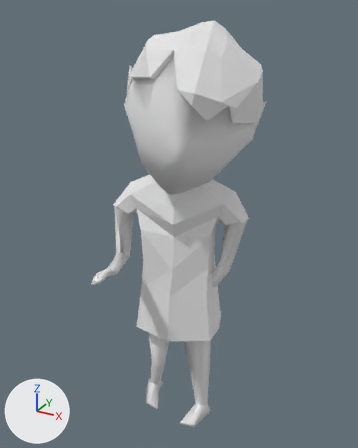
A saved change to the Blender file proxiMem/Assets/Love/Models/ulska.blend.
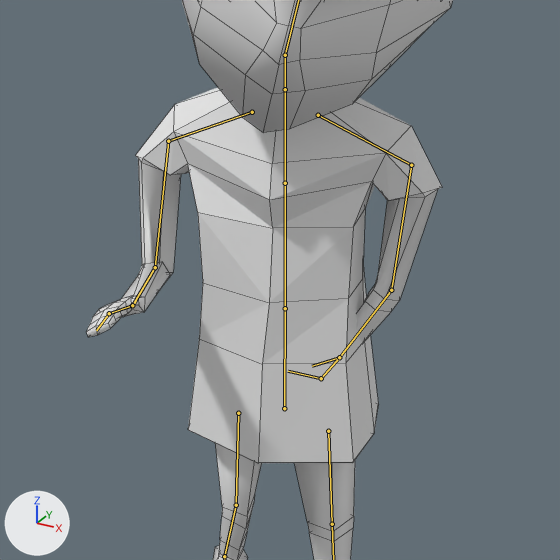
There are two pictures of each version: one whole from a 50 mm camera at (2.58, -4.71, 4.99) aimed at (-0.03, 0.04, 2.62), one close up on the part from 15% to 84% of the width and 30% to 86% of the height. The axes (+X, +Y, +Z) are drawn at lower left. The lights are the same throughout. Both versions are drawn at frame 203 of the action 'ArmatureAction'; the numbers are the values there. The bones that bend it are drawn over the model as lines in the close-ups. The close-ups show mesh edges as thin lines.

The first close-up shows 'ursika'.
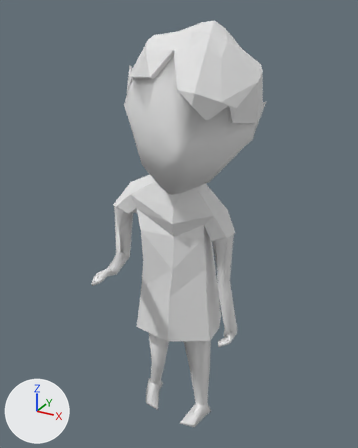
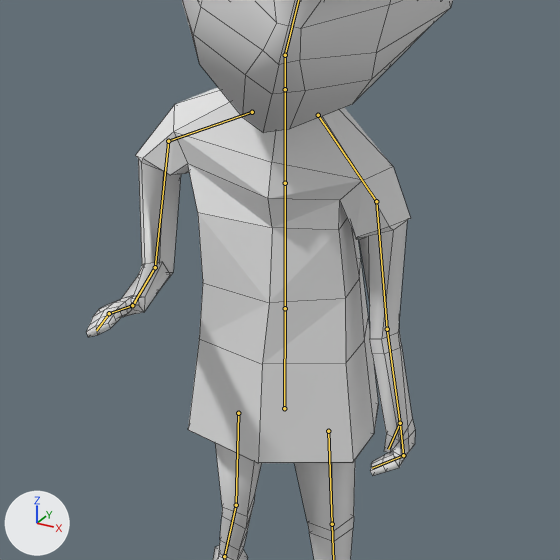
Pixel boxes (x1, y1, x2, y2) of what changed, in the close-ups (560 x 560 px):
```json
{"object": "ursika", "change": "posed", "before": [87, 0, 453, 560], "after": [87, 0, 453, 560]}
```

The change, as JSON lines over the scene's bpy script:
```json
{"block": "bone_ikhand_l", "where": "bone_ikhand_l = bpy.data.objects['Armature'].pose.bones['ikHand.L']"}
{"op": "set", "path": "bone_ikhand_l.location", "old": "(-0.471, 0.174, 0.087)", "new": "(-0.065, 0.091, -0.157)"}
```
